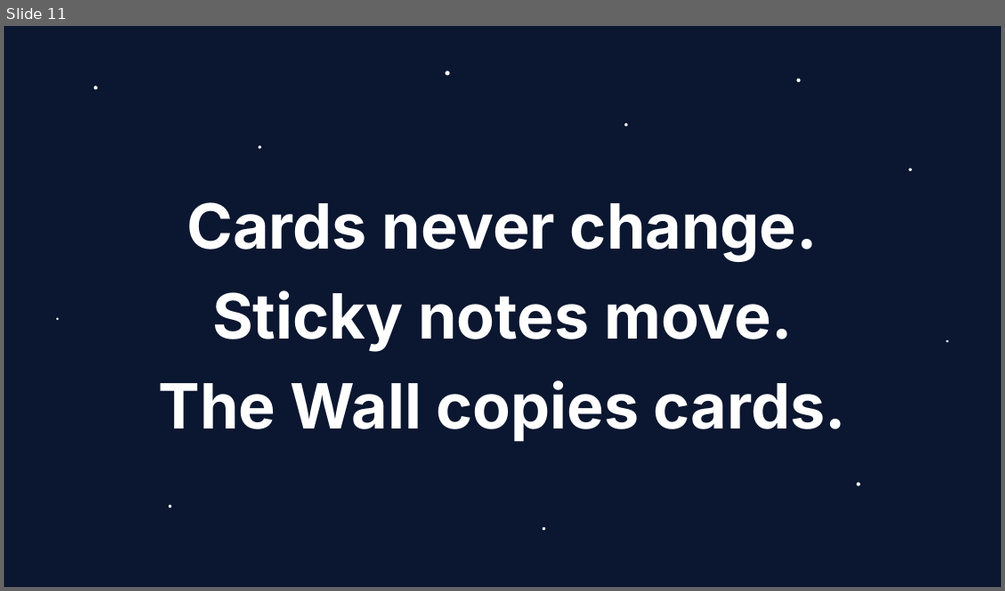
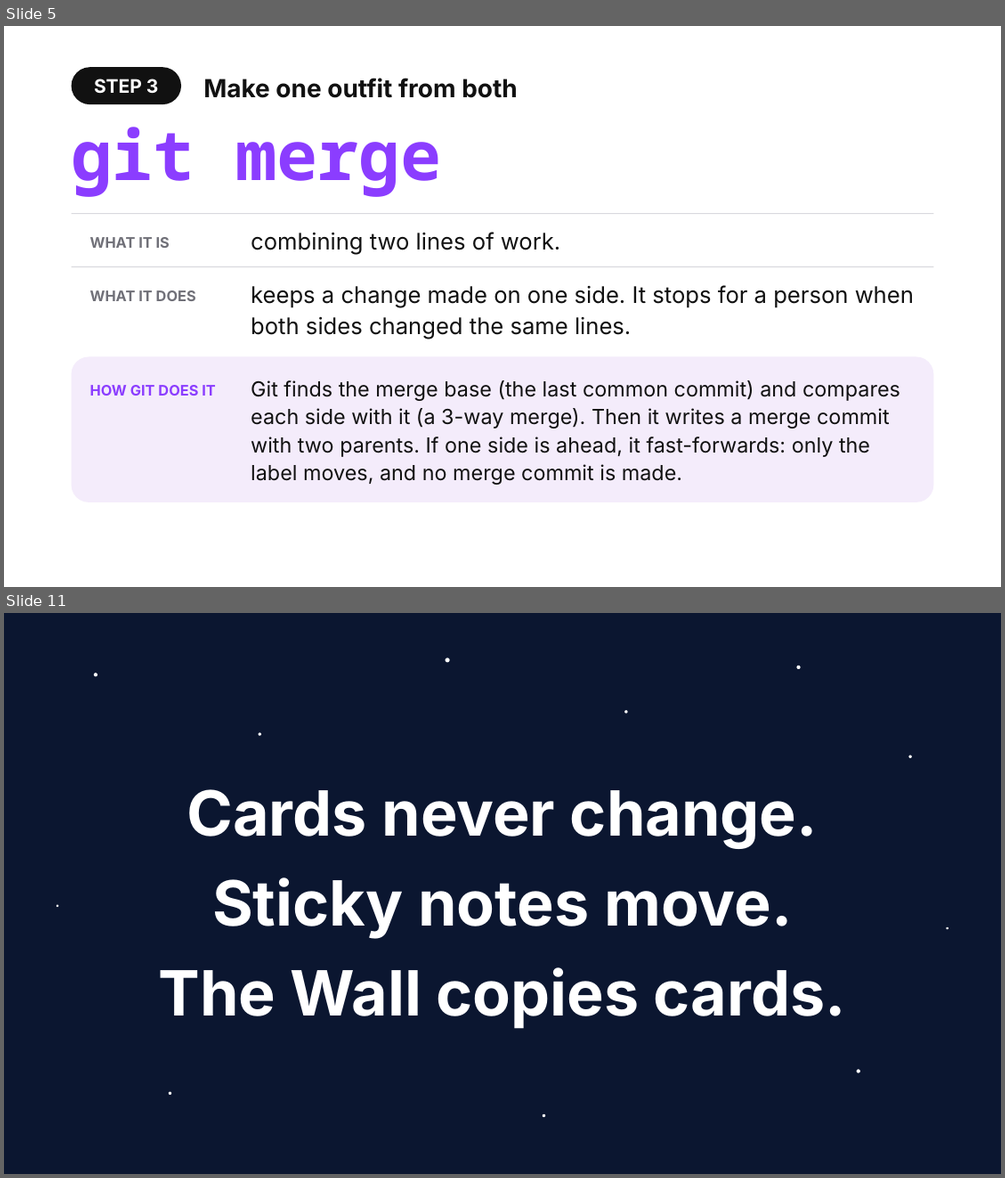
Before and after one commit to shubham3-ucb/cs294-pl, a slide deck: slides/tuesday_app.pptx. Shown one above the other, each under a label of ours: slide 11 before the commit, slides 5 and 11 after it; the slides between them are not shown. The pictures are 1005x591 and 1005x1178 pixels, drawn with LibreOffice and Linux fonts; fonts in the diff are those of the drawing. Boxes give left, top, right and bottom in pixels: in the first picture for what was removed or moved away, otherwise in the second. Text is boxed around its words. In the diff, an @@ line names an element or a change of style, - is before the commit and + after.

```diff
--- a/slides/tuesday_app.pptx
+++ b/slides/tuesday_app.pptx
@@ slide 5 added at box(4, 26, 1001, 587), background #FFFFFF @@
@@ rounded rectangle added at box(72, 67, 181, 104), fill #111111, 18 pt, text #FFFFFF, bold @@
+STEP 3
@@ text added at box(203, 78, 518, 98), 24 pt, text #111111, bold @@
+Make one outfit from both
@@ text added at box(72, 127, 441, 197), 66 pt, text #8B3DFF, bold @@
+git merge
@@ rectangle added at box(72, 213, 933, 214), fill #D9D9DE @@
@@ text added at box(90, 237, 170, 248), 14 pt, text #707078, bold @@
+WHAT IT IS
@@ text added at box(251, 232, 560, 255), 22 pt, text #111111 @@
+combining two lines of work.
@@ rectangle added at box(72, 266, 933, 267), fill #D9D9DE @@
@@ text added at box(90, 290, 196, 301), 14 pt, text #707078, bold @@
+WHAT IT DOES
@@ text added at box(251, 285, 914, 339), 22 pt, text #111111 @@
+keeps a change made on one side. It stops for a person when both sides changed the same lines.
@@ rounded rectangle added at box(72, 356, 933, 502), fill #F4ECFB @@
@@ text added at box(90, 385, 215, 395), 14 pt, text #8B3DFF, bold @@
+HOW GIT DOES IT
@@ text added at box(251, 380, 900, 484), 20 pt, text #111111 @@
+Git finds the merge base (the last common commit) and compares each side with it (a 3-way merge). Then it writes a merge commit with two parents. If one side is ahead, it fast-forwards: only the label moves, and no merge commit is made.
```
Also in this commit, not shown: 3 slides changed, 6 other slides added, 7 slides removed, 50 other files.
